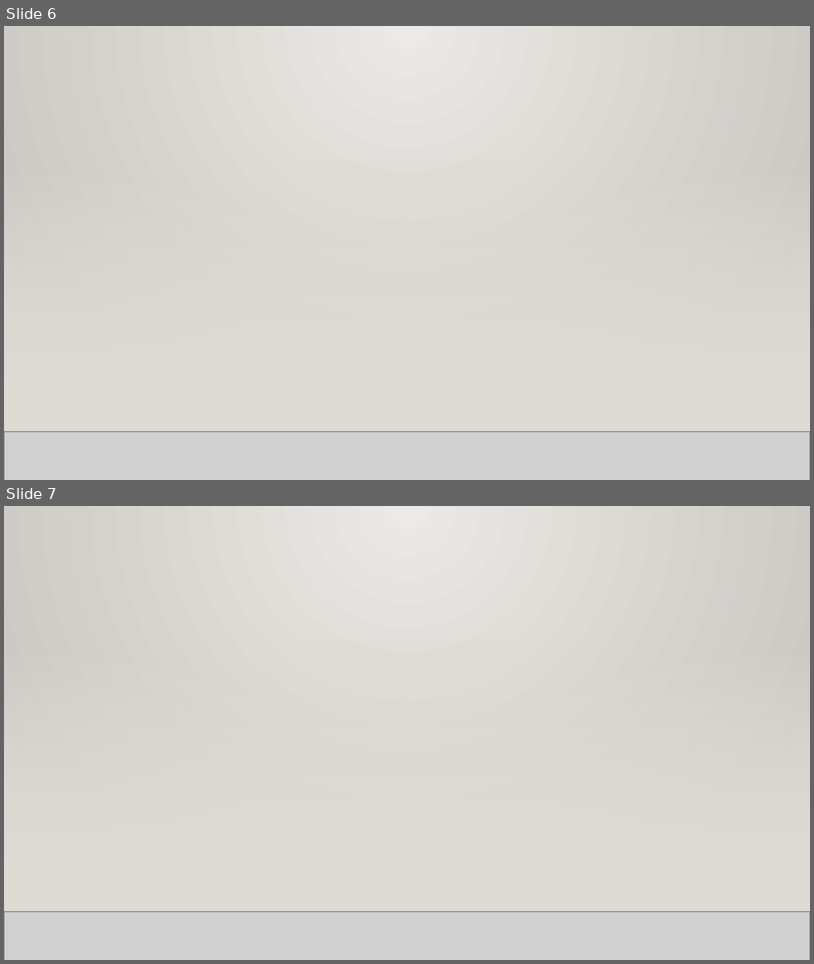
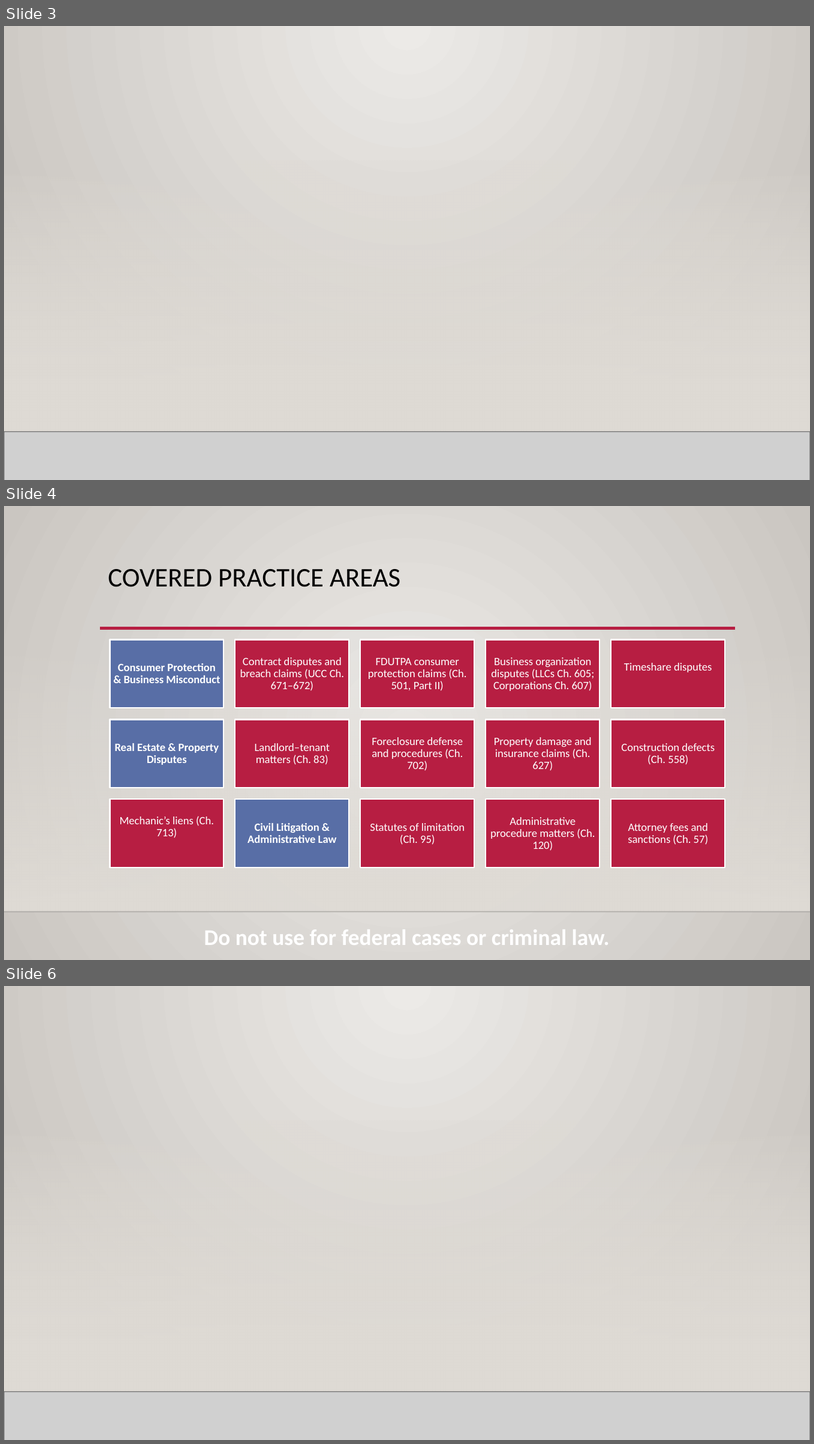
Before and after one commit to wisdom1456/Finding_Email, a slide deck: presentation/harvey_ai_attorney_adoption.pptx. Shown one above the other, each under a label of ours: slides 6 and 7 before the commit, slides 3, 4 and 6 after it; the slides between them are not shown. The pictures are 814x964 and 814x1444 pixels, drawn with LibreOffice and Linux fonts; fonts in the diff are those of the drawing; grey boxes stand for pictures; background and template pictures are left out. Boxes give left, top, right and bottom in pixels: in the first picture for what was removed or moved away, otherwise in the second. Text is boxed around its words. In the diff, an @@ line names an element or a change of style, - is before the commit and + after.

```diff
--- a/presentation/harvey_ai_attorney_adoption.pptx
+++ b/presentation/harvey_ai_attorney_adoption.pptx
@@ slide 4 added at [4,506,810,960], background gradient #ECEAE7 to #CAC7C1; not listed: 2 template elements that a slide beside it also shows @@
@@ title added at [108,569,401,587], 24 pt, text #000000 @@
+COVERED PRACTICE AREAS
@@ line added from (100, 628) to (735, 628), #B71E42 2.5 pt @@
@@ group added at [110,640,725,867]: 15 rectangles, 15 texts @@
+Consumer Protection & Business Misconduct
+Contract disputes and breach claims (UCC Ch. 671–672)
+FDUTPA consumer protection claims (Ch. 501, Part II)
+Business organization disputes (LLCs Ch. 605; Corporations Ch. 607)
+Timeshare disputes
+Real Estate & Property Disputes
+Landlord–tenant matters (Ch. 83)
+Foreclosure defense and procedures (Ch. 702)
+Property damage and insurance claims (Ch. 627)
+Construction defects (Ch. 558)
+Mechanic’s liens (Ch. 713)
+Civil Litigation & Administrative Law
+Statutes of limitation (Ch. 95)
+Administrative procedure matters (Ch. 120)
+Attorney fees and sanctions (Ch. 57)
@@ text added at [204,929,610,945], 20 pt, text #FFFFFF, bold @@
+Do not use for federal cases or criminal law.
@@ what was slide 6 is now slide 3 @@
@@ what was slide 7 is now slide 6 @@
```
Also in this commit, not shown: 13 slides changed, 8 other slides added, 2 slides removed, 53 other files.
